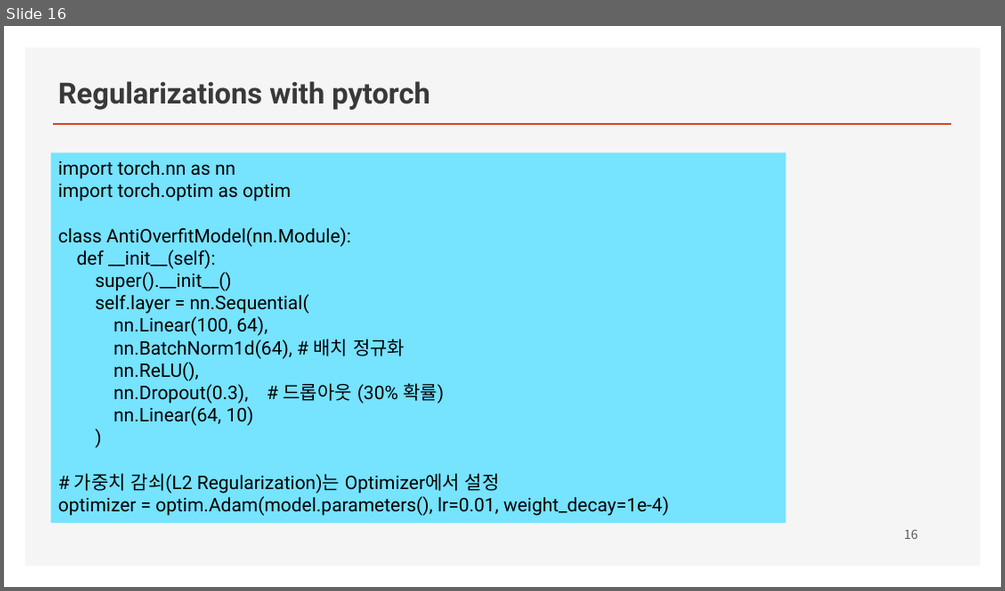
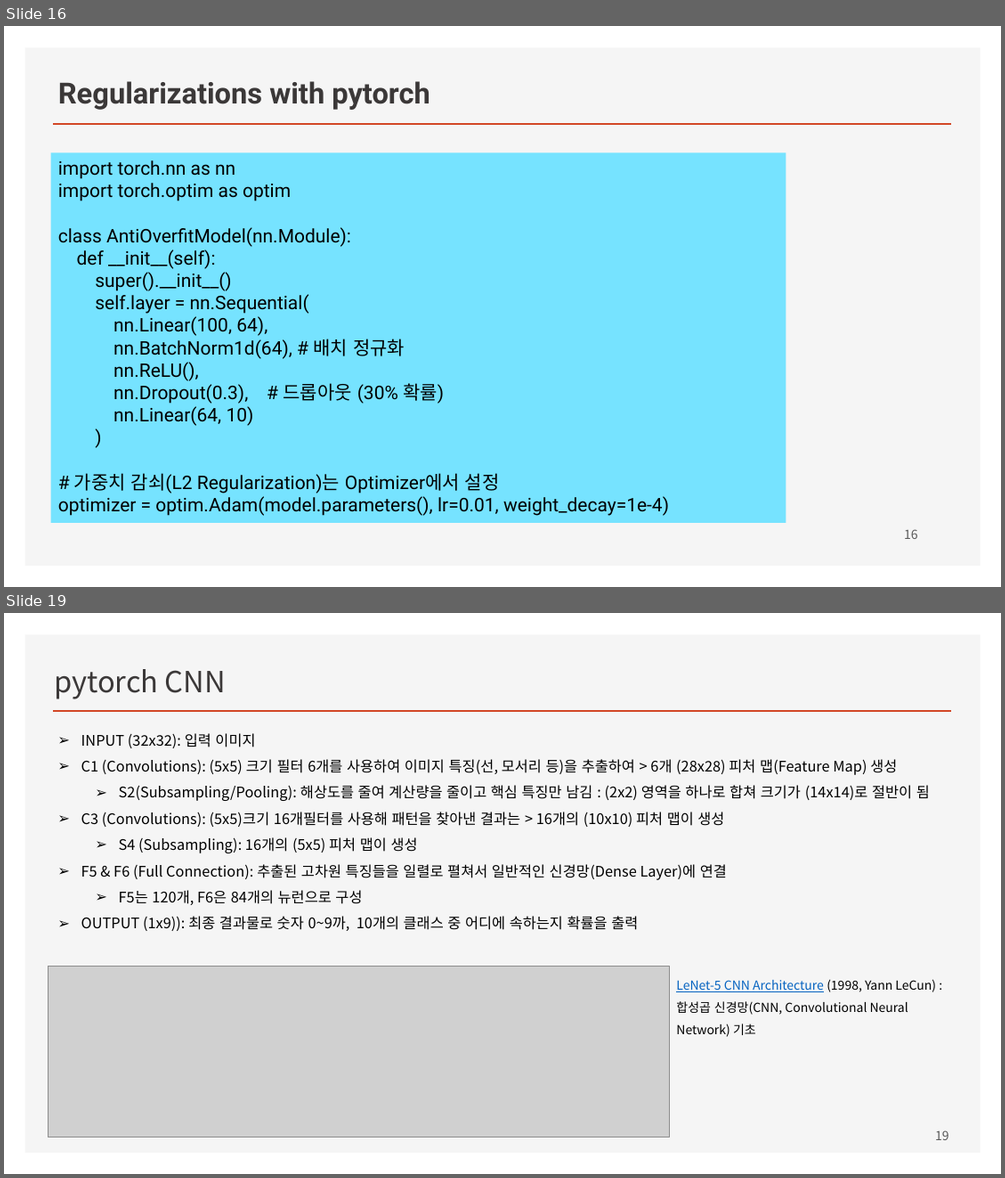
Before and after one commit to ancestor9/mathematics-for-machine-learning, a slide deck: Linear_Algebra/w5_03_Deep_Learning_with_pytorch.pptx. Shown one above the other, each under a label of ours: slide 16 before the commit, slides 16 and 19 after it; the slides between them are not shown. The pictures are 1005x591 and 1005x1178 pixels, drawn with LibreOffice and Linux fonts; fonts in the diff are those of the drawing; grey boxes stand for pictures; background and template pictures are left out. Boxes give left, top, right and bottom in pixels: in the first picture for what was removed or moved away, otherwise in the second. Text is boxed around its words. In the diff, an @@ line names an element or a change of style, - is before the commit and + after.

```diff
--- a/Linear_Algebra/w5_03_Deep_Learning_with_pytorch.pptx
+++ b/Linear_Algebra/w5_03_Deep_Learning_with_pytorch.pptx
@@ slide 19 added at (4,613,1001,1174), background #FFFFFF; not listed: 2 template elements that a slide beside it also shows @@
@@ title added at (54,669,226,699), 28 pt, text #3B3838 @@
+pytorch CNN
@@ text added at (81,733,930,931), 14 pt, text #000000 @@
+➢ INPUT (32x32): 입력 이미지
+➢ C1 (Convolutions): (5x5) 크기 필터 6개를 사용하여 이미지 특징(선, 모서리 등)을 추출하여 > 6개 (28x28) 피처 맵(Feature Map) 생성
+  ➢ S2(Subsampling/Pooling): 해상도를 줄여 계산량을 줄이고 핵심 특징만 남김 : (2x2) 영역을 하나로 합쳐 크기가 (14x14)로 절반이 됨
+➢ C3 (Convolutions): (5x5)크기 16개필터를 사용해 패턴을 찾아낸 결과는 > 16개의 (10x10) 피처 맵이 생성
+  ➢ S4 (Subsampling): 16개의 (5x5) 피처 맵이 생성
+➢ F5 & F6 (Full Connection): 추출된 고차원 특징들을 일렬로 펼쳐서 일반적인 신경망(Dense Layer)에 연결
+  ➢ F5는 120개, F6은 84개의 뉴런으로 구성
+➢ OUTPUT (1x9)): 최종 결과물로 숫자 0~9까, 10개의 클래스 중 어디에 속하는지 확률을 출력
@@ picture added at (48,966,669,1137) @@
@@ text added at (676,979,936,1037), 12 pt, text #000000 @@
+LeNet-5 CNN Architecture (1998, Yann LeCun) : 합성곱 신경망(CNN, Convolutional Neural Network) 기초
@@ page number added at (935,1130,949,1140), 12 pt, text #595959 @@
+19
```
Also in this commit, not shown: 2 other slides added.
